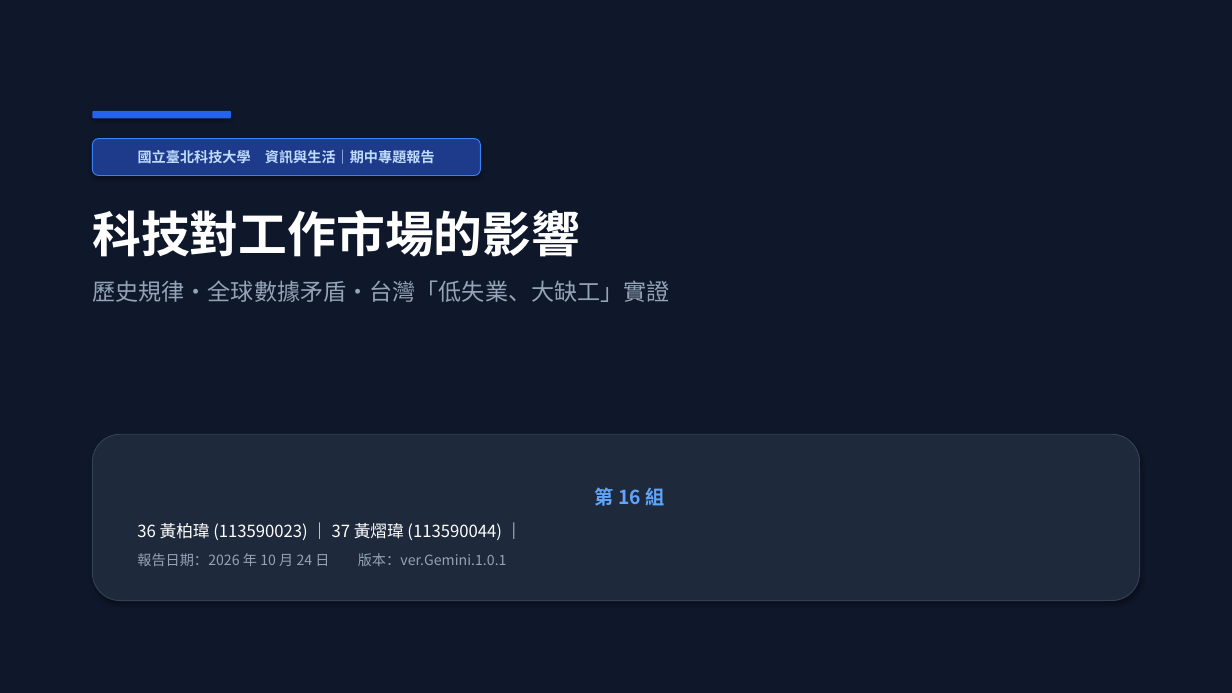
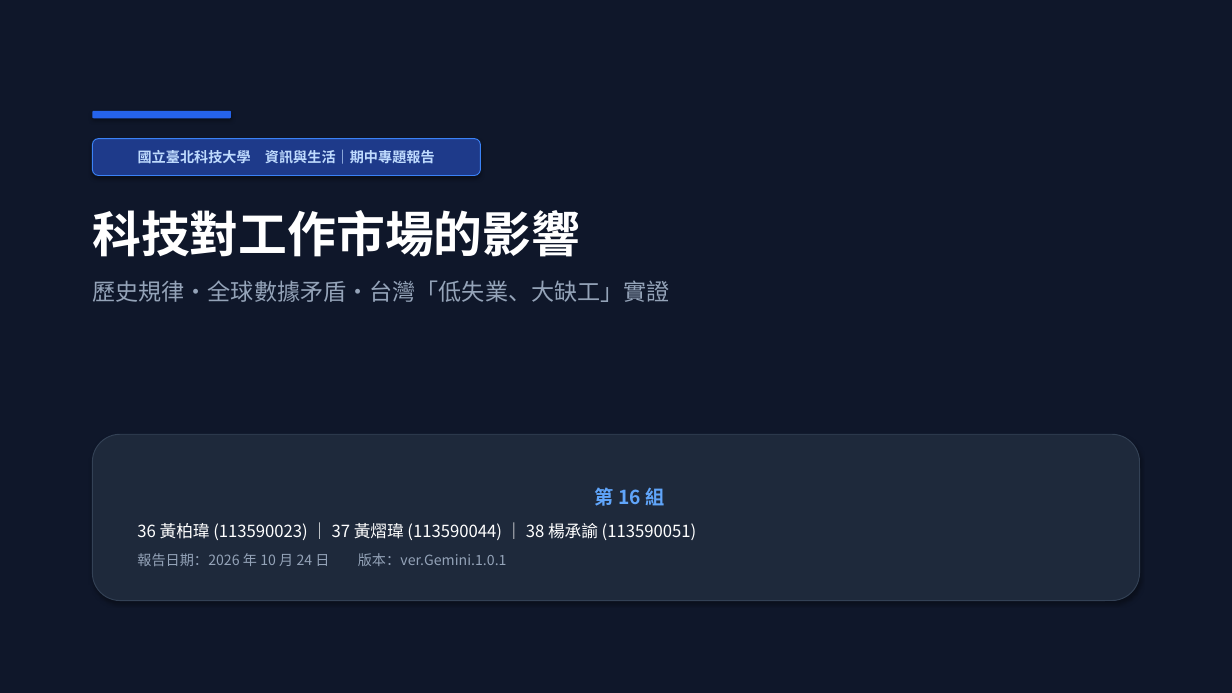
Before and after one commit to ZoeChengYu/2026F_information_and_life, a slide deck: slide 1 of 期中報告_ver.Gemini.1.0.1.pptx. Drawn at 1232x693 pixels with LibreOffice and Linux fonts; fonts in the diff are those of the drawing. Boxes give left, top, right and bottom in pixels: in the first picture for what was removed or moved away, otherwise in the second. Text is boxed around its words. In the diff, an @@ line names an element or a change of style, - is before the commit and + after.

```diff
--- a/期中報告_ver.Gemini.1.0.1.pptx
+++ b/期中報告_ver.Gemini.1.0.1.pptx
@@ text in rounded rectangle at (137, 523, 696, 540): text changed @@
-36 黃柏瑋 (113590023) ｜ 37 黃熠瑋 (113590044) ｜
+36 黃柏瑋 (113590023) ｜ 37 黃熠瑋 (113590044) ｜ 38 楊承諭 (113590051)
```
Also in this commit, not shown: 1 other slide changed, 1 other file.
